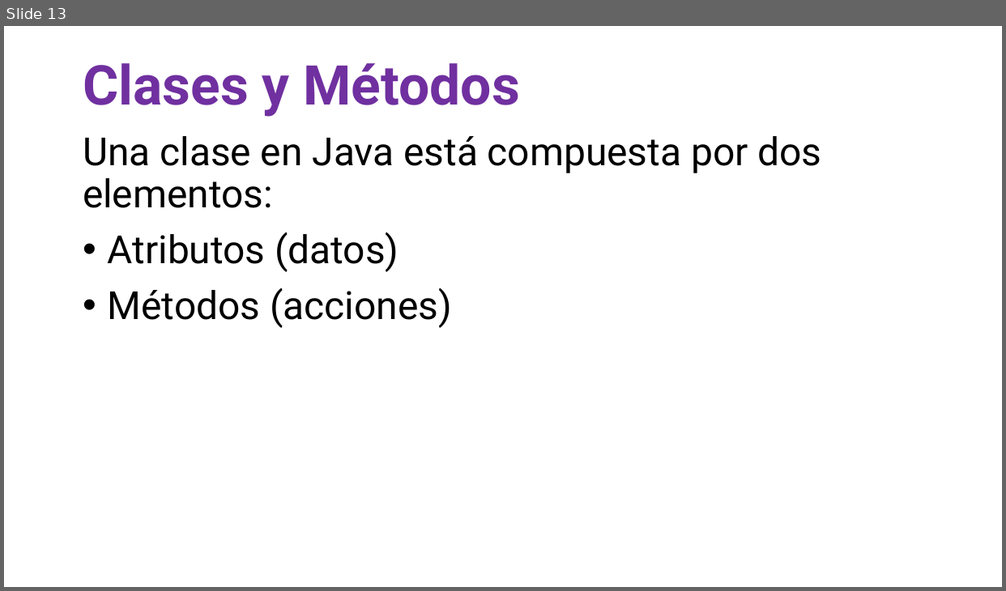
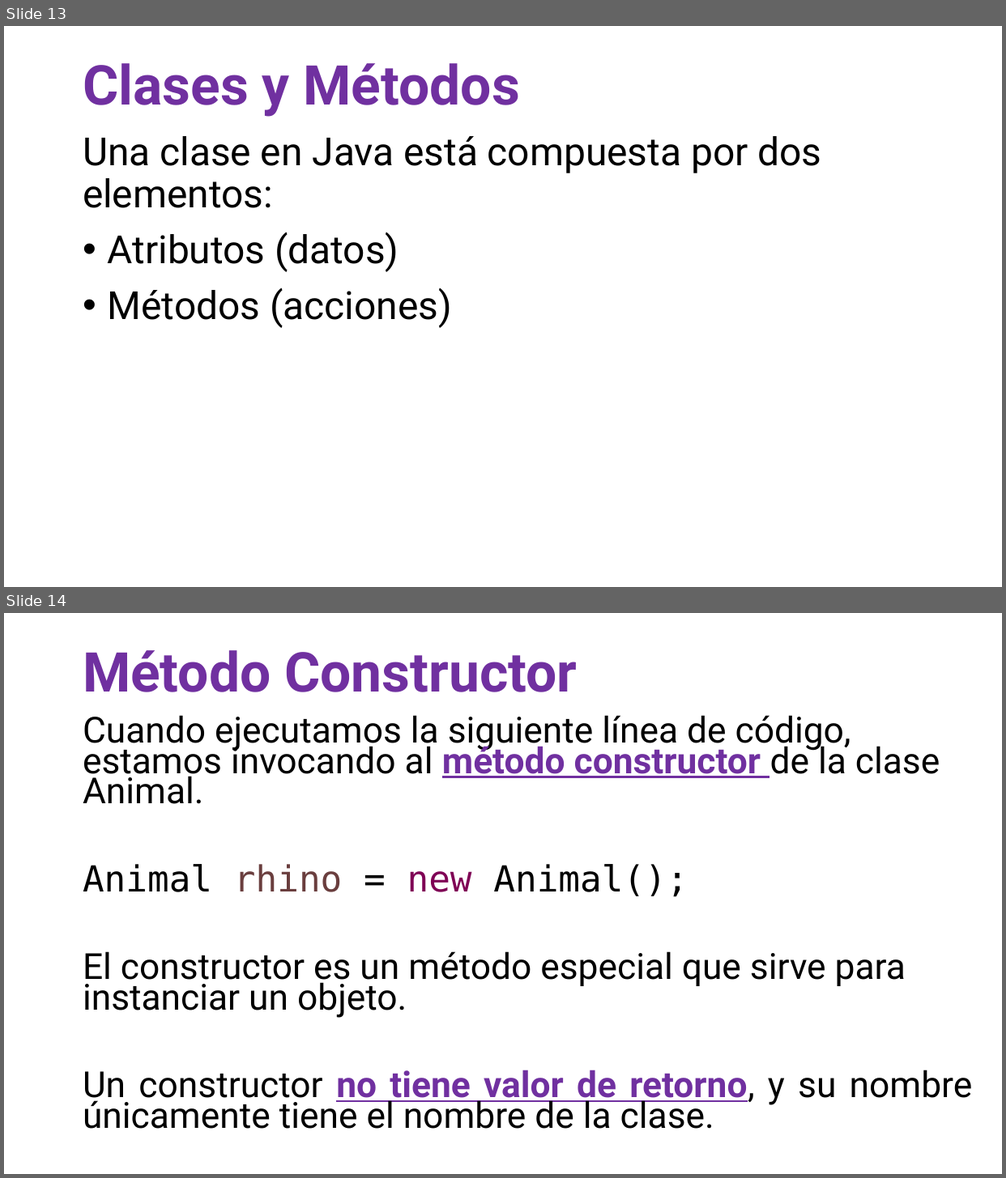
Before and after one commit to OMardil/INFO2, a slide deck: MOD03_Introduccion_a_OOP/01 Presentacion/INFO2_MOD03-Introduccion_a_OOP.pptx. Shown one above the other, each under a label of ours: slide 13 before the commit, slides 13 and 14 after it. The pictures are 1006x591 and 1006x1178 pixels, drawn with LibreOffice and Linux fonts; fonts in the diff are those of the drawing. Boxes give left, top, right and bottom in pixels: in the first picture for what was removed or moved away, otherwise in the second. Text is boxed around its words. In the diff, an @@ line names an element or a change of style, - is before the commit and + after.

```diff
--- a/MOD03_Introduccion_a_OOP/01 Presentacion/INFO2_MOD03-Introduccion_a_OOP.pptx
+++ b/MOD03_Introduccion_a_OOP/01 Presentacion/INFO2_MOD03-Introduccion_a_OOP.pptx
@@ slide 14 added at bbox=[4, 613, 1002, 1174], background #FFFFFF @@
@@ title added at bbox=[83, 650, 577, 692], 39.6 pt, text #7030A0, bold @@
+Método Constructor
@@ text added at bbox=[83, 715, 973, 1129], 25.9 pt, text #000000 @@
+Cuando ejecutamos la siguiente línea de código, estamos invocando al método constructor de la clase Animal.
+Animal rhino = new Animal();
+El constructor es un método especial que sirve para instanciar un objeto.
+Un constructor no tiene valor de retorno, y su nombre únicamente tiene el nombre de la clase.
```
Also in this commit, not shown: 2 slides changed, 5 other slides added, 1 slide removed, 2 other files.
